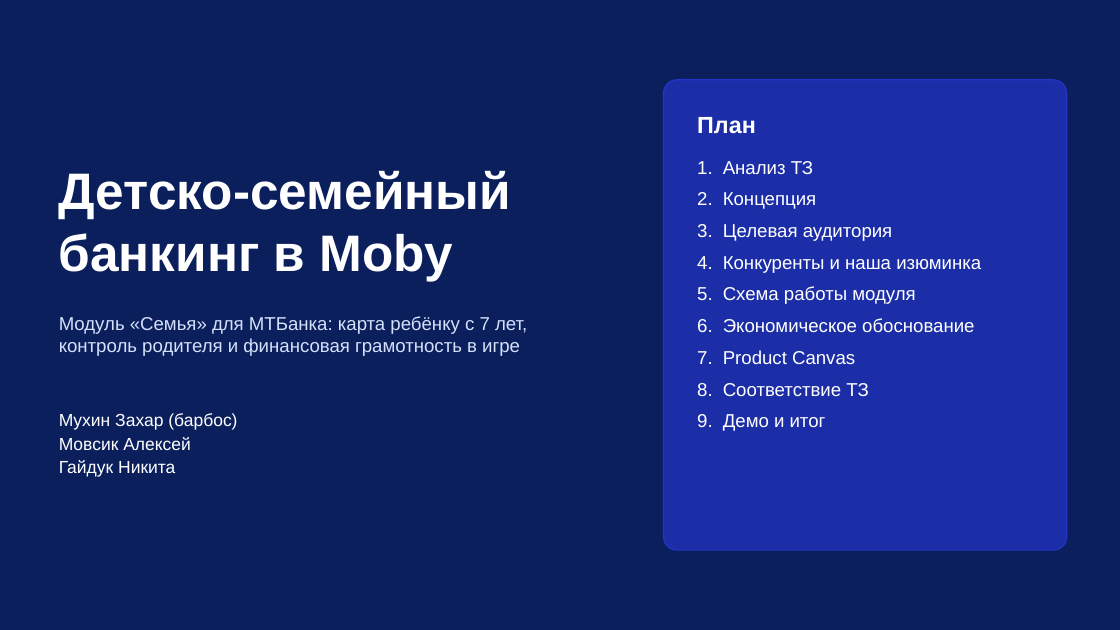
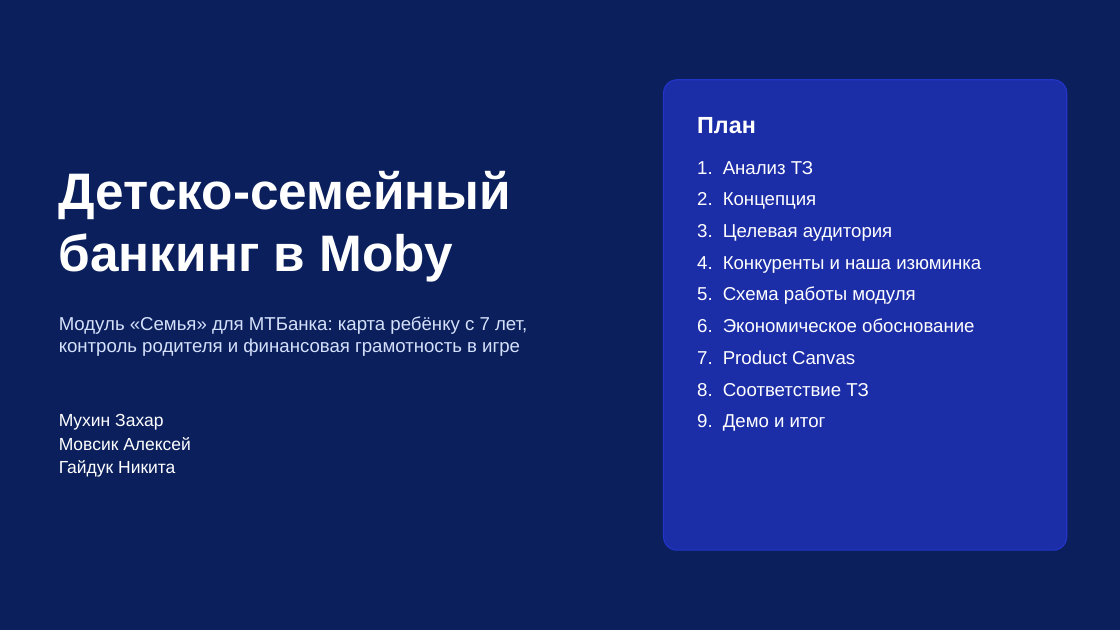
Before and after one commit to kvasiuum/hackatonmtbank, a slide deck: slide 1 of presentation/Moby_Семья_презентация.pptx. Drawn at 1120x630 pixels with LibreOffice and Linux fonts; fonts in the diff are those of the drawing. Boxes give left, top, right and bottom in pixels: in the first picture for what was removed or moved away, otherwise in the second. Text is boxed around its words. In the diff, an @@ line names an element or a change of style, - is before the commit and + after.

```diff
--- a/presentation/Moby_Семья_презентация.pptx
+++ b/presentation/Moby_Семья_презентация.pptx
@@ text at (59, 413, 163, 430): text changed @@
-Мухин Захар (барбос)
+Мухин Захар
```
